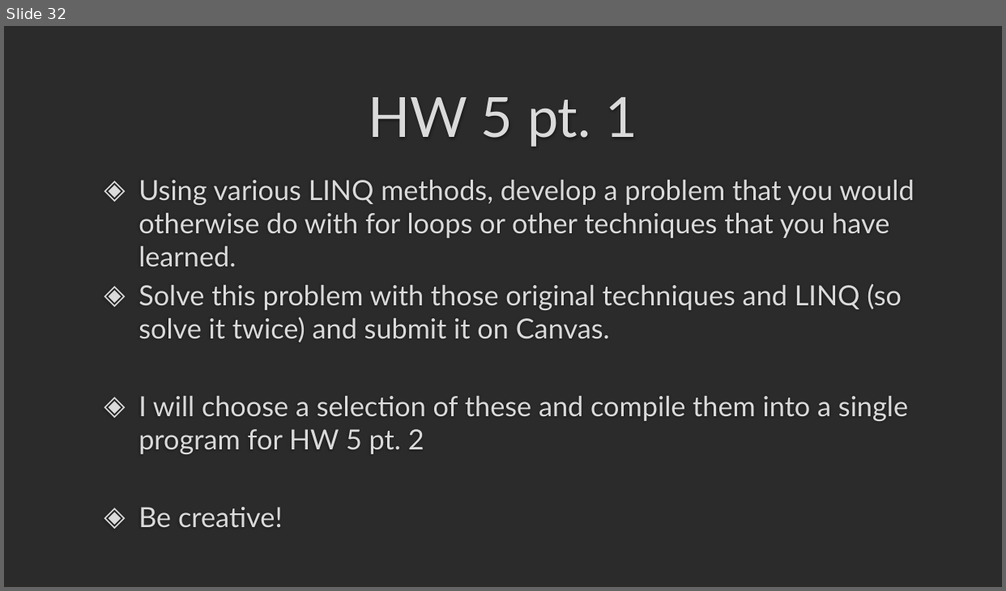
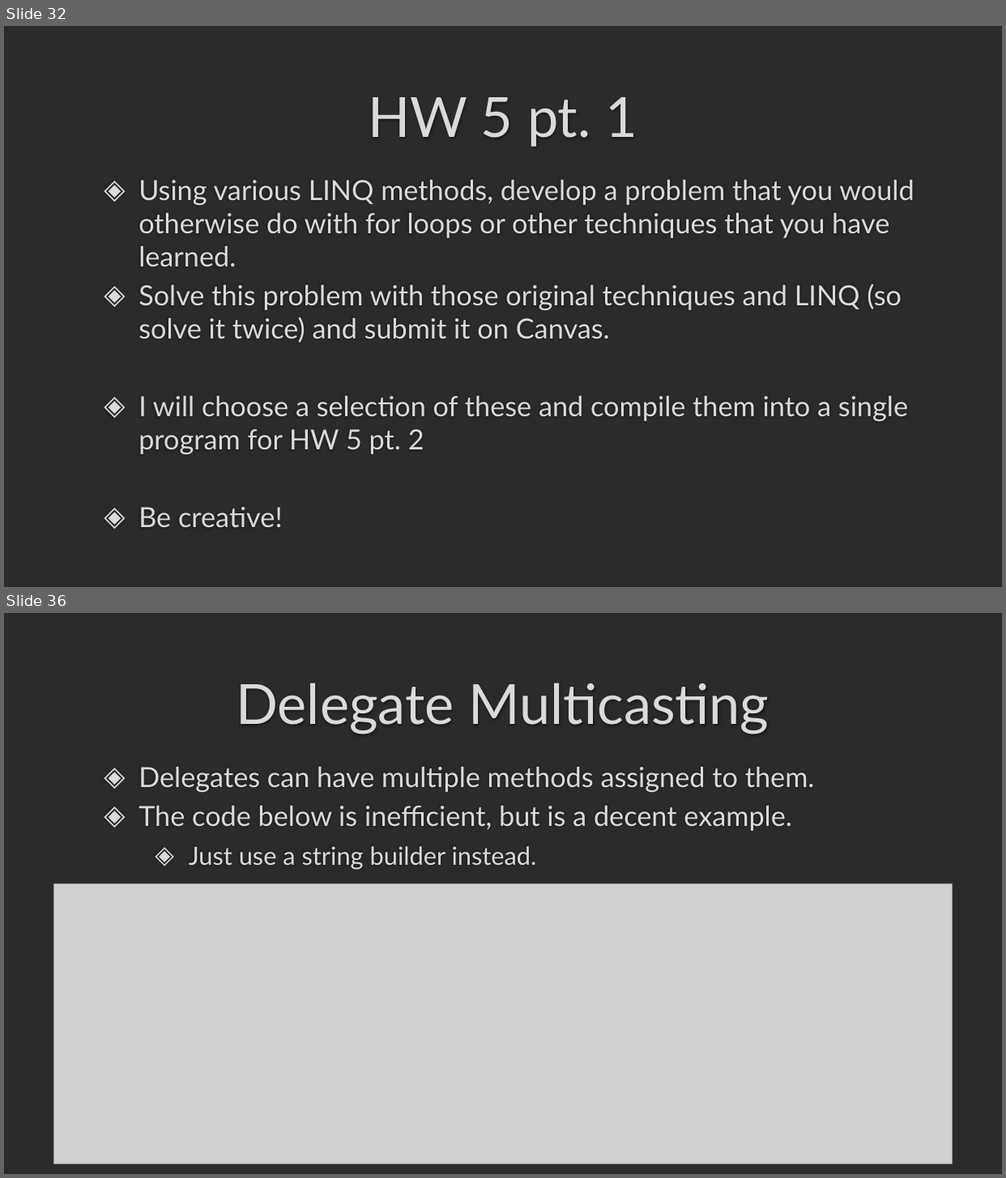
Before and after one commit to darrare/CS-3020, a slide deck: Documents/Powerpoints/5.0 LINQ and Lambda Expressions.pptx. Shown one above the other, each under a label of ours: slide 32 before the commit, slides 32 and 36 after it; the slides between them are not shown. The pictures are 1006x591 and 1006x1178 pixels, drawn with LibreOffice and Linux fonts; fonts in the diff are those of the drawing; grey boxes stand for pictures; background and template pictures are left out; a plain dark background stands for a picture behind light text. Boxes give left, top, right and bottom in pixels: in the first picture for what was removed or moved away, otherwise in the second. Text is boxed around its words. In the diff, an @@ line names an element or a change of style, - is before the commit and + after.

```diff
--- a/Documents/Powerpoints/5.0 LINQ and Lambda Expressions.pptx
+++ b/Documents/Powerpoints/5.0 LINQ and Lambda Expressions.pptx
@@ slide 36 added at <box>4,613,1002,1174</box>, background picture (left out) @@
@@ title added at <box>236,683,769,735</box>, 40 pt, text #DADADA @@
+Delegate Multicasting
@@ text added at <box>138,767,815,870</box>, 20 pt, text #DADADA @@
+◈ Delegates can have multiple methods assigned to them.
+◈ The code below is inefficient, but is a decent example.
+  ◈ Just use a string builder instead.
@@ picture added at <box>54,884,952,1164</box> @@
```
Also in this commit, not shown: 10 other slides added, 27 other files.
